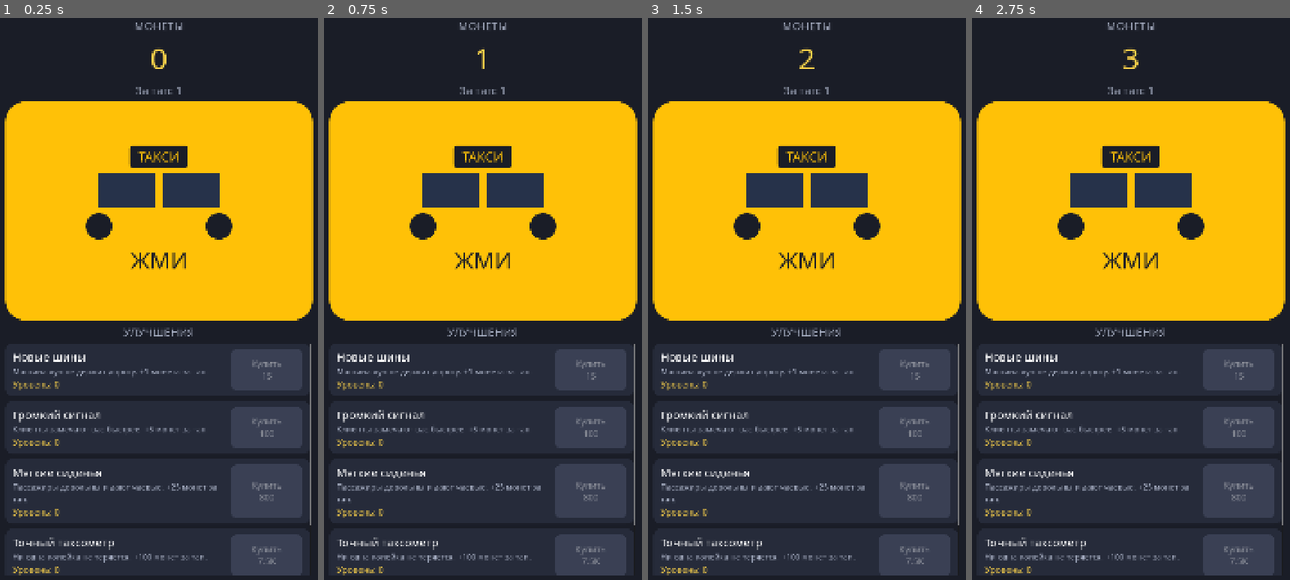
Above: before the commit, frames 1-4 (left to right).
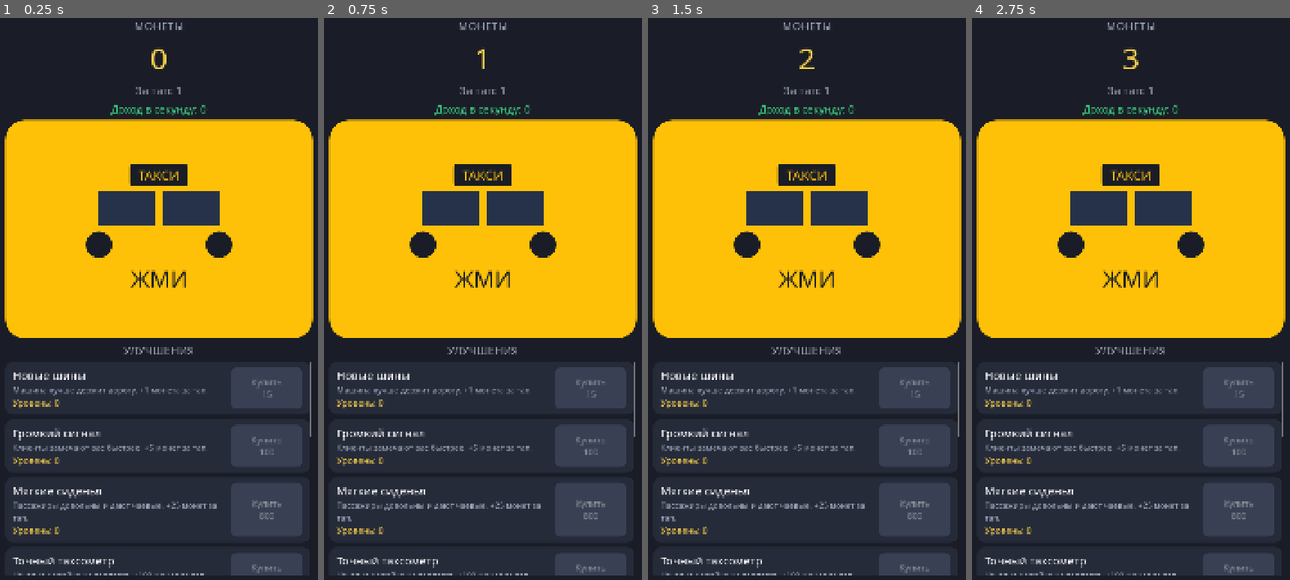
Above: after the commit, the same moments.

Repository: bogdan22807/play1
Game: Godot game, scene res://scenes/main.tscn
Same seed, same stepped clock (60 frames per second), same inputs: the game is played once before the commit and once after it.
Inputs (mouse positions are in pixels of both pictures, inside the frame that each line leads up to; where the layout moved, square brackets give the same spot in the first picture):
- Up to frame 1 (0.25 s): no input
- Up to frame 2 (0.75 s): click (483, 231) [483, 209] at 0.5 s
- Up to frame 3 (1.5 s): click (807, 231) [807, 209] at 1.25 s
- Up to frame 4 (2.75 s): click (1131, 231) [1131, 209] at 2 s

The runs differ from the first frame. In frame 1, 21% of the frame differs, in the area x 1-99%, y 14-100%; in frame 2, 21%; in frame 3, 21%; in frame 4, 21%.

Commit message:
Водители приносят пассивный доход каждую секунду.
Четыре типа из data/drivers.json, каждый следующий найм дороже. На экране виден доход в секунду, кнопка найма блокируется без монет.

Co-authored-by: bogdan22807 <bogdan22807@users.noreply.github.com>

Diff:
--- a/autoload/game_state.gd
+++ b/autoload/game_state.gd
@@ -8,10 +8,17 @@
 signal tap_power_changed(power: float)
 ## Купили улучшение или изменился его уровень.
 signal upgrades_changed
+## Наняли водителя.
+signal drivers_changed
+## Изменился пассивный доход в секунду.
+signal income_changed(income: float)
 
 ## Сколько монет даёт тап без улучшений.
 const BASE_TAP_POWER: float = 1.0
 const UPGRADES_PATH := "res://data/upgrades.json"
+const DRIVERS_PATH := "res://data/drivers.json"
+## Если кадр завис дольше секунды, не начисляем доход за всю паузу.
+const MAX_INCOME_STEP := 1.0
 
 ## Текущие монеты игрока.
 var coins: float = 0.0
@@ -19,13 +26,31 @@
 var _upgrade_defs: Array = []
 ## id улучшения -> сколько раз его купили.
 var _upgrade_levels: Dictionary = {}
+var _driver_defs: Array = []
+## id водителя -> сколько таких водителей нанято.
+var _driver_counts: Dictionary = {}
+var _income_per_second: float = 0.0
 
 
 func _ready() -> void:
 	_upgrade_defs = _read_json_array(UPGRADES_PATH)
+	_driver_defs = _read_json_array(DRIVERS_PATH)
+	_recalc_income()
 	coins_changed.emit(coins)
 	tap_power_changed.emit(get_tap_power())
 	upgrades_changed.emit()
+	drivers_changed.emit()
+
+
+## Пассивный доход капает каждый кадр и не зависит от частоты кадров.
+func _process(delta: float) -> void:
+	if _income_per_second <= 0.0:
+		return
+	var step: float = delta
+	if step > MAX_INCOME_STEP:
+		step = MAX_INCOME_STEP
+	coins += _income_per_second * step
+	coins_changed.emit(coins)
 
 
 ## Игрок нажал на такси. Возвращает, сколько монет добавилось.
@@ -87,11 +112,66 @@
 	return true
 
 
+## Список водителей из data/drivers.json.
+func get_drivers() -> Array:
+	return _driver_defs
+
+
+func get_driver_count(driver_id: String) -> int:
+	return int(_driver_counts.get(driver_id, 0))
+
+
+## Цена следующего найма этого типа. Каждый следующий водитель дороже.
+func get_driver_cost(driver_id: String) -> float:
+	var info: Dictionary = _find_def(_driver_defs, driver_id)
+	if info.is_empty():
+		return 0.0
+	var base_cost: float = float(info.get("base_cost", 1))
+	var growth: float = float(info.get("cost_growth", 1.15))
+	return _scaled_cost(base_cost, growth, get_driver_count(driver_id))
+
+
+func can_hire_driver(driver_id: String) -> bool:
+	var cost: float = get_driver_cost(driver_id)
+	return cost > 0.0 and coins + 0.001 >= cost
+
+
+func hire_driver(driver_id: String) -> bool:
+	if not can_hire_driver(driver_id):
+		return false
+	coins -= get_driver_cost(driver_id)
+	if coins < 0.0:
+		coins = 0.0
+	_driver_counts[driver_id] = get_driver_count(driver_id) + 1
+	_recalc_income()
+	coins_changed.emit(coins)
+	drivers_changed.emit()
+	return true
+
+
+func get_income_per_second() -> float:
+	return _income_per_second
+
+
+func _recalc_income() -> void:
+	var total: float = 0.0
+	for raw: Variant in _driver_defs:
+		if typeof(raw) != TYPE_DICTIONARY:
+			continue
+		var info: Dictionary = raw
+		var driver_id: String = str(info.get("id", ""))
+		var per_second: float = float(info.get("income_per_second", 0))
+		total += per_second * float(get_driver_count(driver_id))
+	_income_per_second = total
+	income_changed.emit(_income_per_second)
+
+
 func _scaled_cost(base_cost: float, growth: float, owned: int) -> float:
 	var factor: float = growth
 	if factor <= 0.0:
 		factor = 1.15
-	var price: float = floorf(base_cost * pow(factor, float(owned)))
+	# Маленькая добавка убирает ошибку дробей: 50000 * 1.15 не должно стать 57499.
+	var price: float = floorf(base_cost * pow(factor, float(owned)) + 0.000001)
 	if price < 1.0:
 		return 1.0
 	return price
--- /dev/null
+++ b/data/drivers.json
@@ -0,0 +1,34 @@
+[
+  {
+    "id": "trainee",
+    "name": "Стажёр",
+    "description": "Только получил права и ездит осторожно.",
+    "base_cost": 30,
+    "cost_growth": 1.15,
+    "income_per_second": 0.5
+  },
+  {
+    "id": "driver",
+    "name": "Водитель",
+    "description": "Знает короткие пути по району.",
+    "base_cost": 250,
+    "cost_growth": 1.15,
+    "income_per_second": 3
+  },
+  {
+    "id": "veteran",
+    "name": "Ветеран",
+    "description": "Десять лет за рулём и без аварий.",
+    "base_cost": 4000,
+    "cost_growth": 1.15,
+    "income_per_second": 20
+  },
+  {
+    "id": "night_ace",
+    "name": "Ночной ас",
+    "description": "Берёт заказы, когда город уже спит.",
+    "base_cost": 50000,
+    "cost_growth": 1.15,
+    "income_per_second": 120
+  }
+]
--- a/scripts/main.gd
+++ b/scripts/main.gd
@@ -14,13 +14,17 @@
 const COLOR_BUY_HOVER := Color("548dff")
 const COLOR_BUY_PRESSED := Color("2c63d6")
 const COLOR_DISABLED := Color("3a4054")
+const COLOR_INCOME := Color("3ddc84")
 
 var _coins_label: Label
 var _tap_label: Label
+var _income_label: Label
 var _taxi_button: Button
 var _upgrade_list: VBoxContainer
 ## id улучшения -> подписи и кнопка этой строки.
 var _upgrade_rows: Dictionary = {}
+## id водителя -> подписи и кнопка этой строки.
+var _driver_rows: Dictionary = {}
 
 
 func _ready() -> void:
@@ -29,10 +33,14 @@
 	GameState.coins_changed.connect(_on_coins_changed)
 	GameState.tap_power_changed.connect(_on_tap_power_changed)
 	GameState.upgrades_changed.connect(_on_upgrades_changed)
+	GameState.drivers_changed.connect(_on_drivers_changed)
+	GameState.income_changed.connect(_on_income_changed)
 	# Сигнал из автозагрузки мог прийти раньше, чем экран подписался. Берём числа ещё раз.
 	_on_coins_changed(GameState.coins)
 	_on_tap_power_changed(GameState.get_tap_power())
+	_on_income_changed(GameState.get_income_per_second())
 	_refresh_upgrades()
+	_refresh_drivers()
 
 
 func _apply_theme() -> void:
@@ -94,6 +102,12 @@
 	_tap_label.add_theme_color_override("font_color", COLOR_MUTED)
 	column.add_child(_tap_label)
 
+	_income_label = Label.new()
+	_income_label.horizontal_alignment = HORIZONTAL_ALIGNMENT_CENTER
+	_income_label.add_theme_font_size_override("font_size", 34)
+	_income_label.add_theme_color_override("font_color", COLOR_INCOME)
+	column.add_child(_income_label)
+
 	_taxi_button = Button.new()
 	_taxi_button.action_mode = BaseButton.ACTION_MODE_BUTTON_PRESS
 	_taxi_button.custom_minimum_size = Vector2(0, 700)
@@ -121,6 +135,7 @@
 	_upgrade_list.add_theme_constant_override("separation", 16)
 	scroll.add_child(_upgrade_list)
 	_build_upgrade_rows()
+	_build_driver_rows()
 
 
 func _style_taxi_button(button: Button) -> void:
@@ -228,6 +243,85 @@
 		_upgrade_list.add_child(_make_upgrade_row(upgrade_id, info))
 
 
+func _build_driver_rows() -> void:
+	var title := Label.new()
+	title.text = "ВОДИТЕЛИ"
+	title.horizontal_alignment = HORIZONTAL_ALIGNMENT_CENTER
+	title.add_theme_font_size_override("font_size", 36)
+	title.add_theme_color_override("font_color", COLOR_MUTED)
+	_upgrade_list.add_child(title)
+
+	var hint := Label.new()
+	hint.text = "Водители приносят монеты сами, даже если не нажимать на такси."
+	hint.autowrap_mode = TextServer.AUTOWRAP_WORD_SMART
+	hint.horizontal_alignment = HORIZONTAL_ALIGNMENT_CENTER
+	hint.add_theme_font_size_override("font_size", 26)
+	hint.add_theme_color_override("font_color", COLOR_MUTED)
+	_upgrade_list.add_child(hint)
+
+	for raw: Variant in GameState.get_drivers():
+		if typeof(raw) != TYPE_DICTIONARY:
+			continue
+		var info: Dictionary = raw
+		var driver_id: String = str(info.get("id", ""))
+		if driver_id == "":
+			continue
+		_upgrade_list.add_child(_make_driver_row(driver_id, info))
+
+
+func _make_driver_row(driver_id: String, info: Dictionary) -> PanelContainer:
+	var panel := PanelContainer.new()
+	panel.size_flags_horizontal = Control.SIZE_EXPAND_FILL
+	panel.add_theme_stylebox_override("panel", _panel_style())
+
+	var row := HBoxContainer.new()
+	row.add_theme_constant_override("separation", 16)
+	row.alignment = BoxContainer.ALIGNMENT_CENTER
+	panel.add_child(row)
+
+	var text_box := VBoxContainer.new()
+	text_box.size_flags_horizontal = Control.SIZE_EXPAND_FILL
+	text_box.add_theme_constant_override("separation", 4)
+	row.add_child(text_box)
+
+	var title := Label.new()
+	title.text = str(info.get("name", driver_id))
+	title.add_theme_font_size_override("font_size", 36)
+	text_box.add_child(title)
+
+	var description := Label.new()
+	description.text = str(info.get("description", ""))
+	description.autowrap_mode = TextServer.AUTOWRAP_WORD_SMART
+	description.add_theme_font_size_override("font_size", 26)
+	description.add_theme_color_override("font_color", COLOR_MUTED)
+	text_box.add_child(description)
+
+	var rate: float = float(info.get("income_per_second", 0))
+	var rate_label := Label.new()
+	rate_label.text = "Приносит %s в секунду" % GameState.format_number(rate)
+	rate_label.add_theme_font_size_override("font_size", 26)
+	rate_label.add_theme_color_override("font_color", COLOR_INCOME)
+	text_box.add_child(rate_label)
+
+	var count_label := Label.new()
+	count_label.add_theme_font_size_override("font_size", 28)
+	count_label.add_theme_color_override("font_color", COLOR_GOLD)
+	text_box.add_child(count_label)
+
+	var hire_button := Button.new()
+	hire_button.custom_minimum_size = Vector2(230, 130)
+	hire_button.focus_mode = Control.FOCUS_NONE
+	_style_buy_button(hire_button)
+	hire_button.pressed.connect(_on_hire_driver.bind(driver_id))
+	row.add_child(hire_button)
+
+	_driver_rows[driver_id] = {
+		"count": count_label,
+		"button": hire_button,
+	}
+	return panel
+
+
 func _make_upgrade_row(upgrade_id: String, info: Dictionary) -> PanelContainer:
 	var panel := PanelContainer.new()
 	panel.size_flags_horizontal = Control.SIZE_EXPAND_FILL
@@ -313,17 +407,30 @@
 	GameState.buy_upgrade(upgrade_id)
 
 
+func _on_hire_driver(driver_id: String) -> void:
+	GameState.hire_driver(driver_id)
+
+
 func _on_coins_changed(value: float) -> void:
 	_coins_label.text = GameState.format_number(value)
 	_refresh_upgrades()
+	_refresh_drivers()
 
 
 func _on_tap_power_changed(value: float) -> void:
 	_tap_label.text = "За тап: %s" % GameState.format_number(value)
 
 
+func _on_income_changed(value: float) -> void:
+	_income_label.text = "Доход в секунду: %s" % GameState.format_number(value)
+
+
 func _on_upgrades_changed() -> void:
 	_refresh_upgrades()
+
+
+func _on_drivers_changed() -> void:
+	_refresh_drivers()
 
 
 func _refresh_upgrades() -> void:
@@ -336,3 +443,15 @@
 		var cost: float = GameState.get_upgrade_cost(id)
 		buy_button.text = "Купить\n%s" % GameState.format_number(cost)
 		buy_button.disabled = not GameState.can_buy_upgrade(id)
+
+
+func _refresh_drivers() -> void:
+	for driver_id: Variant in _driver_rows.keys():
+		var row: Dictionary = _driver_rows[driver_id]
+		var count_label: Label = row["count"]
+		var hire_button: Button = row["button"]
+		var id := str(driver_id)
+		count_label.text = "Нанято: %d" % GameState.get_driver_count(id)
+		var cost: float = GameState.get_driver_cost(id)
+		hire_button.text = "Нанять\n%s" % GameState.format_number(cost)
+		hire_button.disabled = not GameState.can_hire_driver(id)
